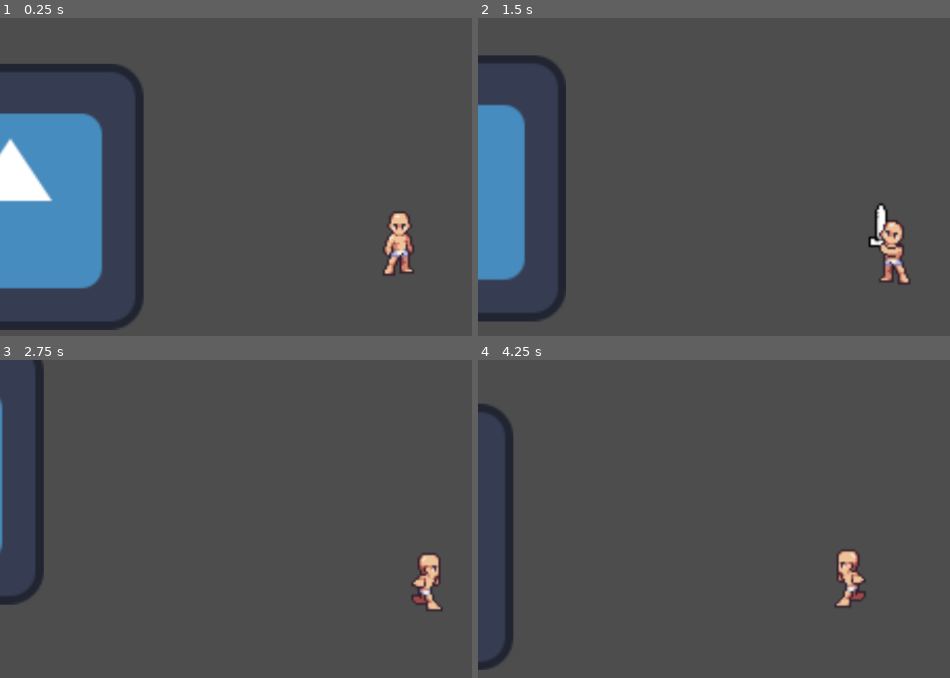
Above: before the commit, frames 1-4 (two rows, left to right).
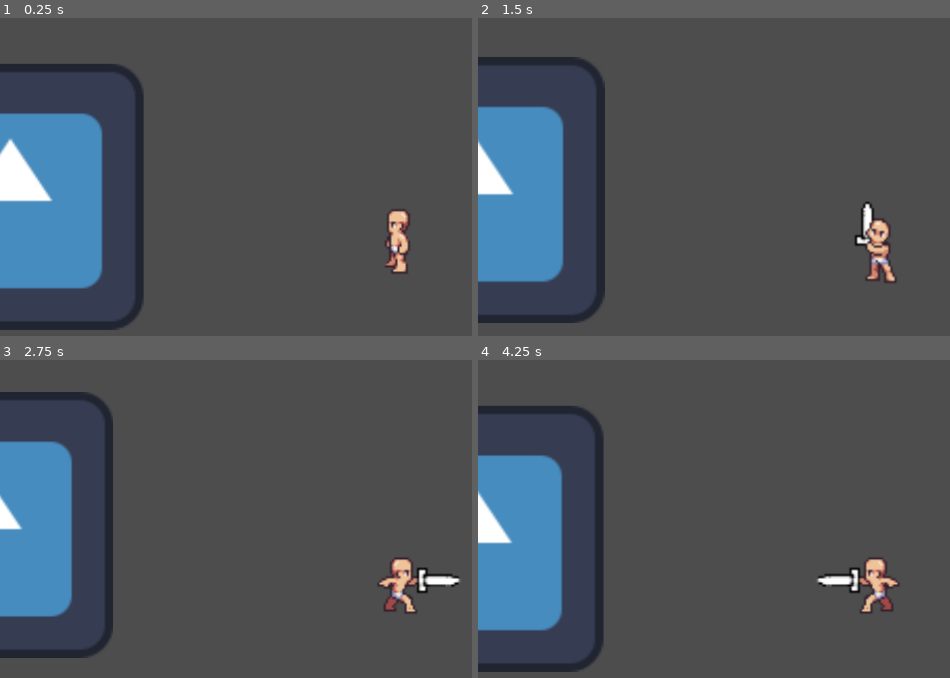
Above: after the commit, the same moments.

Repository: gachipon/OldWorldAzamon
Game: Godot game, scene res://world.tscn
Same seed, same stepped clock (60 frames per second), same inputs: the game is played once before the commit and once after it. The engine's default icon, where the game draws it, is replaced by a stand-in: a white triangle on a blue panel in a dark square.
Inputs (mouse positions are in pixels of both pictures, inside the frame that each line leads up to):
- Up to frame 1 (0.25 s): no input
- Up to frame 2 (1.5 s): tap Enter at 0.5 s; move the mouse to (outside the picture) at 0.52 s; hold D (right) 0.53-1.28 s; click (outside the picture) at 0.6 s; move the mouse to (718, 266) at 1.27 s; hold S (down) from 1.28 s (still down); click (718, 266) at 1.35 s
- Up to frame 3 (2.75 s): move the mouse to (outside the picture) at 2.02 s; release S (down) at 2.03 s; hold D (right) from 2.03 s (still down); click (outside the picture) at 2.1 s
- Up to frame 4 (4.25 s): move the mouse to (836, 674) at 2.77 s; release D (right) at 2.78 s; hold W (up) 2.78-3.53 s; click (836, 674) at 2.85 s; move the mouse to (outside the picture) at 3.52 s; hold A (left) from 3.53 s (still down); click (outside the picture) at 3.6 s

The runs differ from the first frame. In frame 1, 0.8% of the frame differs, in the area x 81-88%, y 60-82%; in frame 2, 10%; in frame 3, 13%; in frame 4, 15%, in the area x 0-90%, y 13-99%.

Commit message:
COMBOS PSO

Diff:
--- a/Player.gd
+++ b/Player.gd
@@ -4,24 +4,32 @@
 #anime is the worst variable. Even worse than var Ryan. Stupud peoples...
 @onready var anime = $AnimationPlayer
 @onready var animeTree = $AnimationTree
+@onready var AtkTimer = $AttackTimer
 
+# Good to initialize type for LOW END POTATO PCs PERFORMANCE
 @export var Speed: int = 100
 @export var Friction: float = 0.05
 @export var Acceleration: int = 40
+@export var AtkNumber: int = 3
 
 var is_moving = false
 var is_attacking = false
+
+func _ready():
+	animeTree.active = true
 
 func _physics_process(delta):
 	if is_attacking == false:
 		var input_vector = Vector2.ZERO
 
+		# THIS MOVES PLAYER
 		input_vector.x = Input.get_action_strength("right") - Input.get_action_strength("left")
 		input_vector.y = Input.get_action_strength("down") - Input.get_action_strength("up")
 		input_vector = input_vector.normalized()
 
 		velocity = input_vector * Speed
 
+		# THIS GETS PLAYER ANIMATION
 		if input_vector == Vector2.ZERO:
 			animeTree.get("parameters/playback").travel("Idle")
 		else:
@@ -29,10 +37,35 @@
 			animeTree.set("parameters/Idle/blend_position", input_vector)
 			animeTree.set("parameters/Run/blend_position", input_vector)
 			animeTree.set("parameters/Attack1/blend_position", input_vector)
-		move_and_slide()
-	if Input.is_action_just_pressed("Attack"):
+			animeTree.set("parameters/Attack2/blend_position", input_vector)
+			animeTree.set("parameters/Attack3/blend_position", input_vector)
+		move()
+
+	attack_combo()
+
+func attack_combo():
+	if Input.is_action_just_pressed("Attack") and AtkNumber == 3:
 		is_attacking = true
+		AtkTimer.start()
 		animeTree.get("parameters/playback").travel("Attack1")
+	if Input.is_action_just_pressed("Attack") and AtkNumber == 2:
+		is_attacking = true
+		AtkTimer.start()
+		animeTree.get("parameters/playback").travel("Attack2")
+	if Input.is_action_just_pressed("Attack") and AtkNumber == 1:
+		is_attacking = true
+		AtkTimer.start()
+		animeTree.get("parameters/playback").travel("Attack3")
+
+func remove_atknumb():
+	AtkNumber -= 1
 
 func finished_attacking():
 	is_attacking = false
+
+func move():
+	move_and_slide()
+
+func _on_attack_timer_timeout():
+	AtkNumber = 3
+	is_attacking = false
--- a/player.tscn
+++ b/player.tscn
@@ -8,7 +8,7 @@
 
 [sub_resource type="Animation" id="Animation_n5qvb"]
 resource_name = "Attack1-Down"
-length = 0.4
+length = 0.5
 tracks/0/type = "value"
 tracks/0/imported = false
 tracks/0/enabled = true
@@ -52,9 +52,12 @@
 tracks/3/interp = 1
 tracks/3/loop_wrap = true
 tracks/3/keys = {
-"times": PackedFloat32Array(0.4),
-"transitions": PackedFloat32Array(1),
-"values": [{
+"times": PackedFloat32Array(0.4, 0.6),
+"transitions": PackedFloat32Array(1, 1),
+"values": [{
+"args": [],
+"method": &"remove_atknumb"
+}, {
 "args": [],
 "method": &"finished_attacking"
 }]
@@ -62,7 +65,7 @@
 
 [sub_resource type="Animation" id="Animation_m4xbt"]
 resource_name = "Attack1-Left"
-length = 0.4
+length = 0.5
 tracks/0/type = "value"
 tracks/0/imported = false
 tracks/0/enabled = true
@@ -106,9 +109,12 @@
 tracks/3/interp = 1
 tracks/3/loop_wrap = true
 tracks/3/keys = {
-"times": PackedFloat32Array(0.4),
-"transitions": PackedFloat32Array(1),
-"values": [{
+"times": PackedFloat32Array(0.4, 0.6),
+"transitions": PackedFloat32Array(1, 1),
+"values": [{
+"args": [],
+"method": &"remove_atknumb"
+}, {
 "args": [],
 "method": &"finished_attacking"
 }]
@@ -116,7 +122,7 @@
 
 [sub_resource type="Animation" id="Animation_u8auw"]
 resource_name = "Attack1-Right"
-length = 0.4
+length = 0.5
 tracks/0/type = "value"
 tracks/0/imported = false
 tracks/0/enabled = true
@@ -160,9 +166,12 @@
 tracks/3/interp = 1
 tracks/3/loop_wrap = true
 tracks/3/keys = {
-"times": PackedFloat32Array(0.4),
-"transitions": PackedFloat32Array(1),
-"values": [{
+"times": PackedFloat32Array(0.4, 0.6),
+"transitions": PackedFloat32Array(1, 1),
+"values": [{
+"args": [],
+"method": &"remove_atknumb"
+}, {
 "args": [],
 "method": &"finished_attacking"
 }]
@@ -170,7 +179,7 @@
 
 [sub_resource type="Animation" id="Animation_klwqj"]
 resource_name = "Attack1-Up"
-length = 0.4
+length = 0.5
 tracks/0/type = "value"
 tracks/0/imported = false
 tracks/0/enabled = true
@@ -214,9 +223,12 @@
 tracks/3/interp = 1
 tracks/3/loop_wrap = true
 tracks/3/keys = {
-"times": PackedFloat32Array(0.4),
-"transitions": PackedFloat32Array(1),
-"values": [{
+"times": PackedFloat32Array(0.4, 0.6),
+"transitions": PackedFloat32Array(1, 1),
+"values": [{
+"args": [],
+"method": &"remove_atknumb"
+}, {
 "args": [],
 "method": &"finished_attacking"
 }]
@@ -391,6 +403,462 @@
 "transitions": PackedFloat32Array(1, 1, 1, 1, 1, 1, 1),
 "update": 1,
 "values": [16, 17, 18, 19, 20, 21, 22]
+}
+
+[sub_resource type="Animation" id="Animation_cels6"]
+resource_name = "Attack2-Down"
+length = 0.4
+tracks/0/type = "value"
+tracks/0/imported = false
+tracks/0/enabled = true
+tracks/0/path = NodePath("Sprite2D:frame")
+tracks/0/interp = 1
+tracks/0/loop_wrap = true
+tracks/0/keys = {
+"times": PackedFloat32Array(0, 0.1, 0.2),
+"transitions": PackedFloat32Array(1, 1, 1),
+"update": 1,
+"values": [82, 83, 84]
+}
+tracks/1/type = "value"
+tracks/1/imported = false
+tracks/1/enabled = true
+tracks/1/path = NodePath("Marker2D/SwordHitbox/CollisionShape2D:disabled")
+tracks/1/interp = 1
+tracks/1/loop_wrap = true
+tracks/1/keys = {
+"times": PackedFloat32Array(0, 0.1, 0.3),
+"transitions": PackedFloat32Array(1, 1, 1),
+"update": 1,
+"values": [true, false, true]
+}
+tracks/2/type = "value"
+tracks/2/imported = false
+tracks/2/enabled = true
+tracks/2/path = NodePath("Marker2D:rotation")
+tracks/2/interp = 1
+tracks/2/loop_wrap = true
+tracks/2/keys = {
+"times": PackedFloat32Array(0),
+"transitions": PackedFloat32Array(1),
+"update": 0,
+"values": [3.14159]
+}
+tracks/3/type = "method"
+tracks/3/imported = false
+tracks/3/enabled = true
+tracks/3/path = NodePath(".")
+tracks/3/interp = 1
+tracks/3/loop_wrap = true
+tracks/3/keys = {
+"times": PackedFloat32Array(0.3, 0.4),
+"transitions": PackedFloat32Array(1, 1),
+"values": [{
+"args": [],
+"method": &"remove_atknumb"
+}, {
+"args": [],
+"method": &"finished_attacking"
+}]
+}
+
+[sub_resource type="Animation" id="Animation_c0rnp"]
+resource_name = "Attack3-Down"
+length = 0.4
+tracks/0/type = "value"
+tracks/0/imported = false
+tracks/0/enabled = true
+tracks/0/path = NodePath("Sprite2D:frame")
+tracks/0/interp = 1
+tracks/0/loop_wrap = true
+tracks/0/keys = {
+"times": PackedFloat32Array(0, 0.1, 0.2),
+"transitions": PackedFloat32Array(1, 1, 1),
+"update": 1,
+"values": [85, 86, 87]
+}
+tracks/1/type = "value"
+tracks/1/imported = false
+tracks/1/enabled = true
+tracks/1/path = NodePath("Marker2D/SwordHitbox/CollisionShape2D:disabled")
+tracks/1/interp = 1
+tracks/1/loop_wrap = true
+tracks/1/keys = {
+"times": PackedFloat32Array(0, 0.1, 0.3),
+"transitions": PackedFloat32Array(1, 1, 1),
+"update": 1,
+"values": [true, false, true]
+}
+tracks/2/type = "value"
+tracks/2/imported = false
+tracks/2/enabled = true
+tracks/2/path = NodePath("Marker2D:rotation")
+tracks/2/interp = 1
+tracks/2/loop_wrap = true
+tracks/2/keys = {
+"times": PackedFloat32Array(0),
+"transitions": PackedFloat32Array(1),
+"update": 0,
+"values": [3.14159]
+}
+tracks/3/type = "method"
+tracks/3/imported = false
+tracks/3/enabled = true
+tracks/3/path = NodePath(".")
+tracks/3/interp = 1
+tracks/3/loop_wrap = true
+tracks/3/keys = {
+"times": PackedFloat32Array(0.3, 0.4),
+"transitions": PackedFloat32Array(1, 1),
+"values": [{
+"args": [],
+"method": &"remove_atknumb"
+}, {
+"args": [],
+"method": &"finished_attacking"
+}]
+}
+
+[sub_resource type="Animation" id="Animation_8ha1m"]
+resource_name = "Attack2-Up"
+length = 0.4
+tracks/0/type = "value"
+tracks/0/imported = false
+tracks/0/enabled = true
+tracks/0/path = NodePath("Sprite2D:frame")
+tracks/0/interp = 1
+tracks/0/loop_wrap = true
+tracks/0/keys = {
+"times": PackedFloat32Array(0, 0.1, 0.2),
+"transitions": PackedFloat32Array(1, 1, 1),
+"update": 1,
+"values": [65, 66, 67]
+}
+tracks/1/type = "value"
+tracks/1/imported = false
+tracks/1/enabled = true
+tracks/1/path = NodePath("Marker2D/SwordHitbox/CollisionShape2D:disabled")
+tracks/1/interp = 1
+tracks/1/loop_wrap = true
+tracks/1/keys = {
+"times": PackedFloat32Array(0, 0.1, 0.3),
+"transitions": PackedFloat32Array(1, 1, 1),
+"update": 1,
+"values": [true, false, true]
+}
+tracks/2/type = "value"
+tracks/2/imported = false
+tracks/2/enabled = true
+tracks/2/path = NodePath("Marker2D:rotation")
+tracks/2/interp = 1
+tracks/2/loop_wrap = true
+tracks/2/keys = {
+"times": PackedFloat32Array(0),
+"transitions": PackedFloat32Array(1),
+"update": 0,
+"values": [0.0]
+}
+tracks/3/type = "method"
+tracks/3/imported = false
+tracks/3/enabled = true
+tracks/3/path = NodePath(".")
+tracks/3/interp = 1
+tracks/3/loop_wrap = true
+tracks/3/keys = {
+"times": PackedFloat32Array(0.3, 0.4),
+"transitions": PackedFloat32Array(1, 1),
+"values": [{
+"args": [],
+"method": &"remove_atknumb"
+}, {
+"args": [],
+"method": &"finished_attacking"
+}]
+}
+
+[sub_resource type="Animation" id="Animation_uwltu"]
+resource_name = "Attack2-Left"
+length = 0.4
+tracks/0/type = "value"
+tracks/0/imported = false
+tracks/0/enabled = true
+tracks/0/path = NodePath("Sprite2D:frame")
+tracks/0/interp = 1
+tracks/0/loop_wrap = true
+tracks/0/keys = {
+"times": PackedFloat32Array(0, 0.1, 0.2),
+"transitions": PackedFloat32Array(1, 1, 1),
+"update": 1,
+"values": [73, 74, 75]
+}
+tracks/1/type = "value"
+tracks/1/imported = false
+tracks/1/enabled = true
+tracks/1/path = NodePath("Marker2D/SwordHitbox/CollisionShape2D:disabled")
+tracks/1/interp = 1
+tracks/1/loop_wrap = true
+tracks/1/keys = {
+"times": PackedFloat32Array(0, 0.1, 0.3),
+"transitions": PackedFloat32Array(1, 1, 1),
+"update": 1,
+"values": [true, false, true]
+}
+tracks/2/type = "value"
+tracks/2/imported = false
+tracks/2/enabled = true
+tracks/2/path = NodePath("Marker2D:rotation")
+tracks/2/interp = 1
+tracks/2/loop_wrap = true
+tracks/2/keys = {
+"times": PackedFloat32Array(0),
+"transitions": PackedFloat32Array(1),
+"update": 0,
+"values": [4.71239]
+}
+tracks/3/type = "method"
+tracks/3/imported = false
+tracks/3/enabled = true
+tracks/3/path = NodePath(".")
+tracks/3/interp = 1
+tracks/3/loop_wrap = true
+tracks/3/keys = {
+"times": PackedFloat32Array(0.3, 0.4),
+"transitions": PackedFloat32Array(1, 1),
+"values": [{
+"args": [],
+"method": &"remove_atknumb"
+}, {
+"args": [],
+"method": &"finished_attacking"
+}]
+}
+
+[sub_resource type="Animation" id="Animation_ij7ti"]
+resource_name = "Attack2-Right"
+length = 0.4
+tracks/0/type = "value"
+tracks/0/imported = false
+tracks/0/enabled = true
+tracks/0/path = NodePath("Sprite2D:frame")
+tracks/0/interp = 1
+tracks/0/loop_wrap = true
+tracks/0/keys = {
+"times": PackedFloat32Array(0, 0.1, 0.2),
+"transitions": PackedFloat32Array(1, 1, 1),
+"update": 1,
+"values": [56, 57, 58]
+}
+tracks/1/type = "value"
+tracks/1/imported = false
+tracks/1/enabled = true
+tracks/1/path = NodePath("Marker2D/SwordHitbox/CollisionShape2D:disabled")
+tracks/1/interp = 1
+tracks/1/loop_wrap = true
+tracks/1/keys = {
+"times": PackedFloat32Array(0, 0.1, 0.3),
+"transitions": PackedFloat32Array(1, 1, 1),
+"update": 1,
+"values": [true, false, true]
+}
+tracks/2/type = "value"
+tracks/2/imported = false
+tracks/2/enabled = true
+tracks/2/path = NodePath("Marker2D:rotation")
+tracks/2/interp = 1
+tracks/2/loop_wrap = true
+tracks/2/keys = {
+"times": PackedFloat32Array(0),
+"transitions": PackedFloat32Array(1),
+"update": 0,
+"values": [1.5708]
+}
+tracks/3/type = "method"
+tracks/3/imported = false
+tracks/3/enabled = true
+tracks/3/path = NodePath(".")
+tracks/3/interp = 1
+tracks/3/loop_wrap = true
+tracks/3/keys = {
+"times": PackedFloat32Array(0.3, 0.4),
+"transitions": PackedFloat32Array(1, 1),
+"values": [{
+"args": [],
+"method": &"remove_atknumb"
+}, {
+"args": [],
+"method": &"finished_attacking"
+}]
+}
+
+[sub_resource type="Animation" id="Animation_1xldf"]
+resource_name = "Attack3-Up"
+length = 0.4
+tracks/0/type = "value"
+tracks/0/imported = false
+tracks/0/enabled = true
+tracks/0/path = NodePath("Sprite2D:frame")
+tracks/0/interp = 1
+tracks/0/loop_wrap = true
+tracks/0/keys = {
+"times": PackedFloat32Array(0, 0.1, 0.2),
+"transitions": PackedFloat32Array(1, 1, 1),
+"update": 1,
+"values": [69, 70, 71]
+}
+tracks/1/type = "value"
+tracks/1/imported = false
+tracks/1/enabled = true
+tracks/1/path = NodePath("Marker2D/SwordHitbox/CollisionShape2D:disabled")
+tracks/1/interp = 1
+tracks/1/loop_wrap = true
+tracks/1/keys = {
+"times": PackedFloat32Array(0, 0.1, 0.3),
+"transitions": PackedFloat32Array(1, 1, 1),
+"update": 1,
+"values": [true, false, true]
+}
+tracks/2/type = "value"
+tracks/2/imported = false
+tracks/2/enabled = true
+tracks/2/path = NodePath("Marker2D:rotation")
+tracks/2/interp = 1
+tracks/2/loop_wrap = true
+tracks/2/keys = {
+"times": PackedFloat32Array(0),
+"transitions": PackedFloat32Array(1),
+"update": 0,
+"values": [0.0]
+}
+tracks/3/type = "method"
+tracks/3/imported = false
+tracks/3/enabled = true
+tracks/3/path = NodePath(".")
+tracks/3/interp = 1
+tracks/3/loop_wrap = true
+tracks/3/keys = {
+"times": PackedFloat32Array(0.3, 0.4),
+"transitions": PackedFloat32Array(1, 1),
+"values": [{
+"args": [],
+"method": &"remove_atknumb"
+}, {
+"args": [],
+"method": &"finished_attacking"
+}]
+}
+
+[sub_resource type="Animation" id="Animation_j0svc"]
+resource_name = "Attack3-Left"
+length = 0.4
+tracks/0/type = "value"
+tracks/0/imported = false
+tracks/0/enabled = true
+tracks/0/path = NodePath("Sprite2D:frame")
+tracks/0/interp = 1
+tracks/0/loop_wrap = true
+tracks/0/keys = {
+"times": PackedFloat32Array(0, 0.1, 0.2),
+"transitions": PackedFloat32Array(1, 1, 1),
+"update": 1,
+"values": [78, 79, 80]
+}
+tracks/1/type = "value"
+tracks/1/imported = false
+tracks/1/enabled = true
+tracks/1/path = NodePath("Marker2D/SwordHitbox/CollisionShape2D:disabled")
+tracks/1/interp = 1
+tracks/1/loop_wrap = true
+tracks/1/keys = {
+"times": PackedFloat32Array(0, 0.1, 0.3),
+"transitions": PackedFloat32Array(1, 1, 1),
+"update": 1,
+"values": [true, false, true]
+}
+tracks/2/type = "value"
+tracks/2/imported = false
+tracks/2/enabled = true
+tracks/2/path = NodePath("Marker2D:rotation")
+tracks/2/interp = 1
+tracks/2/loop_wrap = true
+tracks/2/keys = {
+"times": PackedFloat32Array(0),
+"transitions": PackedFloat32Array(1),
+"update": 0,
+"values": [4.71239]
+}
+tracks/3/type = "method"
+tracks/3/imported = false
+tracks/3/enabled = true
+tracks/3/path = NodePath(".")
+tracks/3/interp = 1
+tracks/3/loop_wrap = true
+tracks/3/keys = {
+"times": PackedFloat32Array(0.3, 0.4),
+"transitions": PackedFloat32Array(1, 1),
+"values": [{
+"args": [],
+"method": &"remove_atknumb"
+}, {
+"args": [],
+"method": &"finished_attacking"
+}]
+}
+
+[sub_resource type="Animation" id="Animation_8drg8"]
+resource_name = "Attack3-Right"
+length = 0.4
+tracks/0/type = "value"
+tracks/0/imported = false
+tracks/0/enabled = true
+tracks/0/path = NodePath("Sprite2D:frame")
+tracks/0/interp = 1
+tracks/0/loop_wrap = true
+tracks/0/keys = {
+"times": PackedFloat32Array(0, 0.1, 0.2),
+"transitions": PackedFloat32Array(1, 1, 1),
+"update": 1,
+"values": [61, 62, 63]
+}
+tracks/1/type = "value"
+tracks/1/imported = false
+tracks/1/enabled = true
+tracks/1/path = NodePath("Marker2D/SwordHitbox/CollisionShape2D:disabled")
+tracks/1/interp = 1
+tracks/1/loop_wrap = true
+tracks/1/keys = {
+"times": PackedFloat32Array(0, 0.1, 0.3),
+"transitions": PackedFloat32Array(1, 1, 1),
+"update": 1,
+"values": [true, false, true]
+}
+tracks/2/type = "value"
+tracks/2/imported = false
+tracks/2/enabled = true
+tracks/2/path = NodePath("Marker2D:rotation")
+tracks/2/interp = 1
+tracks/2/loop_wrap = true
+tracks/2/keys = {
+"times": PackedFloat32Array(0),
+"transitions": PackedFloat32Array(1),
+"update": 0,
+"values": [1.5708]
+}
+tracks/3/type = "method"
+tracks/3/imported = false
+tracks/3/enabled = true
+tracks/3/path = NodePath(".")
+tracks/3/interp = 1
+tracks/3/loop_wrap = true
+tracks/3/keys = {
+"times": PackedFloat32Array(0.3, 0.4),
+"transitions": PackedFloat32Array(1, 1),
+"values": [{
+"args": [],
+"method": &"remove_atknumb"
+}, {
+"args": [],
+"method": &"finished_attacking"
+}]
 }
 
 [sub_resource type="AnimationLibrary" id="AnimationLibrary_j45id"]
@@ -399,6 +867,14 @@
 "Attack1-Left": SubResource("Animation_m4xbt"),
 "Attack1-Right": SubResource("Animation_u8auw"),
 "Attack1-Up": SubResource("Animation_klwqj"),
+"Attack2-Down": SubResource("Animation_cels6"),
+"Attack2-Left": SubResource("Animation_uwltu"),
+"Attack2-Right": SubResource("Animation_ij7ti"),
+"Attack2-Up": SubResource("Animation_8ha1m"),
+"Attack3-Down": SubResource("Animation_c0rnp"),
+"Attack3-Left": SubResource("Animation_j0svc"),
+"Attack3-Right": SubResource("Animation_8drg8"),
+"Attack3-Up": SubResource("Animation_1xldf"),
 "RESET": SubResource("Animation_dqmqs"),
 "idle": SubResource("Animation_5dm7b"),
 "idle-left": SubResource("Animation_taoc0"),
@@ -431,6 +907,53 @@
 blend_point_2/pos = Vector2(0, 1)
 blend_point_3/node = SubResource("AnimationNodeAnimation_w4uxf")
 blend_point_3/pos = Vector2(-1, 0)
+blend_mode = 1
+
+[sub_resource type="AnimationNodeAnimation" id="AnimationNodeAnimation_3yh6g"]
+animation = &"Attack2-Down"
+
+[sub_resource type="AnimationNodeAnimation" id="AnimationNodeAnimation_16k6m"]
+animation = &"Attack2-Up"
+
+[sub_resource type="AnimationNodeAnimation" id="AnimationNodeAnimation_e3lx0"]
+animation = &"Attack2-Left"
+
+[sub_resource type="AnimationNodeAnimation" id="AnimationNodeAnimation_hgjmt"]
+animation = &"Attack2-Right"
+
+[sub_resource type="AnimationNodeBlendSpace2D" id="AnimationNodeBlendSpace2D_ajxp8"]
+blend_point_0/node = SubResource("AnimationNodeAnimation_3yh6g")
+blend_point_0/pos = Vector2(0, 1)
+blend_point_1/node = SubResource("AnimationNodeAnimation_16k6m")
+blend_point_1/pos = Vector2(0, -1)
+blend_point_2/node = SubResource("AnimationNodeAnimation_e3lx0")
+blend_point_2/pos = Vector2(-1, 0)
+blend_point_3/node = SubResource("AnimationNodeAnimation_hgjmt")
+blend_point_3/pos = Vector2(1, 0)
+blend_mode = 1
+
+[sub_resource type="AnimationNodeAnimation" id="AnimationNodeAnimation_fax25"]
+animation = &"Attack3-Down"
+
+[sub_resource type="AnimationNodeAnimation" id="AnimationNodeAnimation_3jcgp"]
+animation = &"Attack3-Up"
+
+[sub_resource type="AnimationNodeAnimation" id="AnimationNodeAnimation_fa5oj"]
+animation = &"Attack3-Left"
+
+[sub_resource type="AnimationNodeAnimation" id="AnimationNodeAnimation_odiil"]
+animation = &"Attack3-Right"
+
+[sub_resource type="AnimationNodeBlendSpace2D" id="AnimationNodeBlendSpace2D_5ah0i"]
+blend_point_0/node = SubResource("AnimationNodeAnimation_fax25")
+blend_point_0/pos = Vector2(0, 1)
+blend_point_1/node = SubResource("AnimationNodeAnimation_3jcgp")
+blend_point_1/pos = Vector2(0, -1)
+blend_point_2/node = SubResource("AnimationNodeAnimation_fa5oj")
+blend_point_2/pos = Vector2(-1, 0)
+blend_point_3/node = SubResource("AnimationNodeAnimation_odiil")
+blend_point_3/pos = Vector2(1, 0)
+blend_mode = 1
 
 [sub_resource type="AnimationNodeAnimation" id="AnimationNodeAnimation_l0w1y"]
 animation = &"idle-up"
@@ -453,6 +976,7 @@
 blend_point_2/pos = Vector2(-1, 0)
 blend_point_3/node = SubResource("AnimationNodeAnimation_g62ka")
 blend_point_3/pos = Vector2(1, 0)
+blend_mode = 1
 
 [sub_resource type="AnimationNodeAnimation" id="AnimationNodeAnimation_opqux"]
 animation = &"run_up"
@@ -475,6 +999,7 @@
 blend_point_2/pos = Vector2(-0.8, 0)
 blend_point_3/node = SubResource("AnimationNodeAnimation_e48kn")
 blend_point_3/pos = Vector2(0.8, 0)
+blend_mode = 1
 
 [sub_resource type="AnimationNodeStateMachineTransition" id="AnimationNodeStateMachineTransition_sm78x"]
 
@@ -486,24 +1011,35 @@
 
 [sub_resource type="AnimationNodeStateMachineTransition" id="AnimationNodeStateMachineTransition_3toh6"]
 
-[sub_resource type="AnimationNodeStateMachineTransition" id="AnimationNodeStateMachineTransition_vphex"]
-
-[sub_resource type="AnimationNodeStateMachineTransition" id="AnimationNodeStateMachineTransition_ayfq4"]
+[sub_resource type="AnimationNodeStateMachineTransition" id="AnimationNodeStateMachineTransition_kdc5f"]
+
+[sub_resource type="AnimationNodeStateMachineTransition" id="AnimationNodeStateMachineTransition_0qvty"]
+
+[sub_resource type="AnimationNodeStateMachineTransition" id="AnimationNodeStateMachineTransition_bgksb"]
 
 [sub_resource type="AnimationNodeStateMachine" id="AnimationNodeStateMachine_bgqwk"]
 states/Attack1/node = SubResource("AnimationNodeBlendSpace2D_w0mm3")
 states/Attack1/position = Vector2(484, 207)
+states/Attack2/node = SubResource("AnimationNodeBlendSpace2D_ajxp8")
+states/Attack2/position = Vector2(484, 278)
+states/Attack3/node = SubResource("AnimationNodeBlendSpace2D_5ah0i")
+states/Attack3/position = Vector2(484, 351)
 states/Idle/node = SubResource("AnimationNodeBlendSpace2D_8o4ri")
 states/Idle/position = Vector2(371, 90)
 states/Run/node = SubResource("AnimationNodeBlendSpace2D_wwb8x")
 states/Run/position = Vector2(593, 90)
-states/Start/position = Vector2(190, 95)
-transitions = ["Start", "Idle", SubResource("AnimationNodeSt …(302 unchanged characters)… eMachineTransition_3toh6"), "Attack1", "Run", SubResource("AnimationNodeStateMachineTransition_vphex"), "Run", "Attack1", SubResource("AnimationNodeStateMachineTransition_ayfq4")]
+states/Start/position = Vector2(185, 90)
+transitions = ["Start", "Idle", SubResource("AnimationNodeSt …(302 unchanged characters)… eMachineTransition_3toh6"), "Attack1", "Attack2", SubResource("AnimationNodeStateMachineTransition_kdc5f"), "Attack2", "Attack3", SubResource("AnimationNodeStateMachineTransition_0qvty"), "Run", "Attack1", SubResource("AnimationNodeStateMachineTransition_bgksb")]
+graph_offset = Vector2(0, 81.4784)
 
 [sub_resource type="CapsuleShape2D" id="CapsuleShape2D_lgroi"]
 
 [node name="Player" type="CharacterBody2D"]
 script = ExtResource("1_g2jtq")
+
+[node name="AttackTimer" type="Timer" parent="."]
+wait_time = 0.7
+one_shot = true
 
 [node name="Sprite2D" type="Sprite2D" parent="."]
 texture = ExtResource("2_5utbr")
@@ -520,12 +1056,15 @@
 autoplay = "idle"
 
 [node name="AnimationTree" type="AnimationTree" parent="."]
+active = false
 libraries = {
 "": SubResource("AnimationLibrary_j45id")
 }
 tree_root = SubResource("AnimationNodeStateMachine_bgqwk")
 anim_player = NodePath("../AnimationPlayer")
 parameters/Attack1/blend_position = Vector2(0, 0)
+parameters/Attack2/blend_position = Vector2(0, 0)
+parameters/Attack3/blend_position = Vector2(0, 0)
 parameters/Idle/blend_position = Vector2(-0.512, 0.068783)
 parameters/Run/blend_position = Vector2(-0.00160003, 0.830688)
 
@@ -546,3 +1085,5 @@
 rotation = 1.5708
 shape = SubResource("CapsuleShape2D_lgroi")
 disabled = true
+
+[connection signal="timeout" from="AttackTimer" to="." method="_on_attack_timer_timeout"]
Not shown: 1 places in player.tscn that only renumber resources
